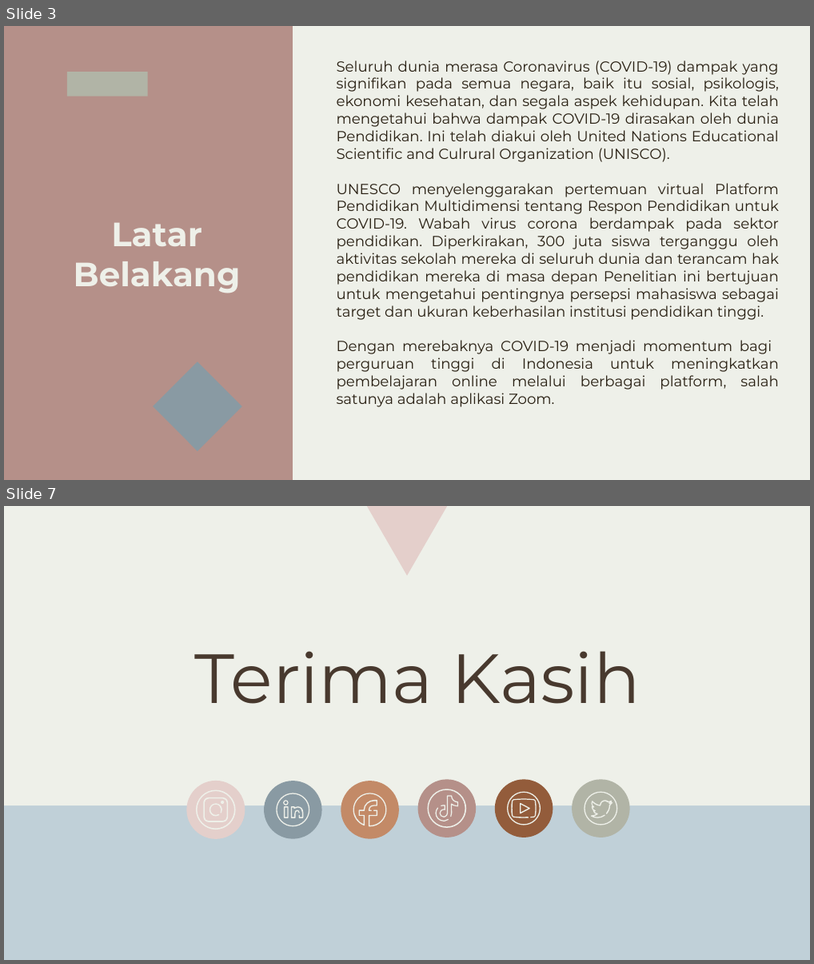
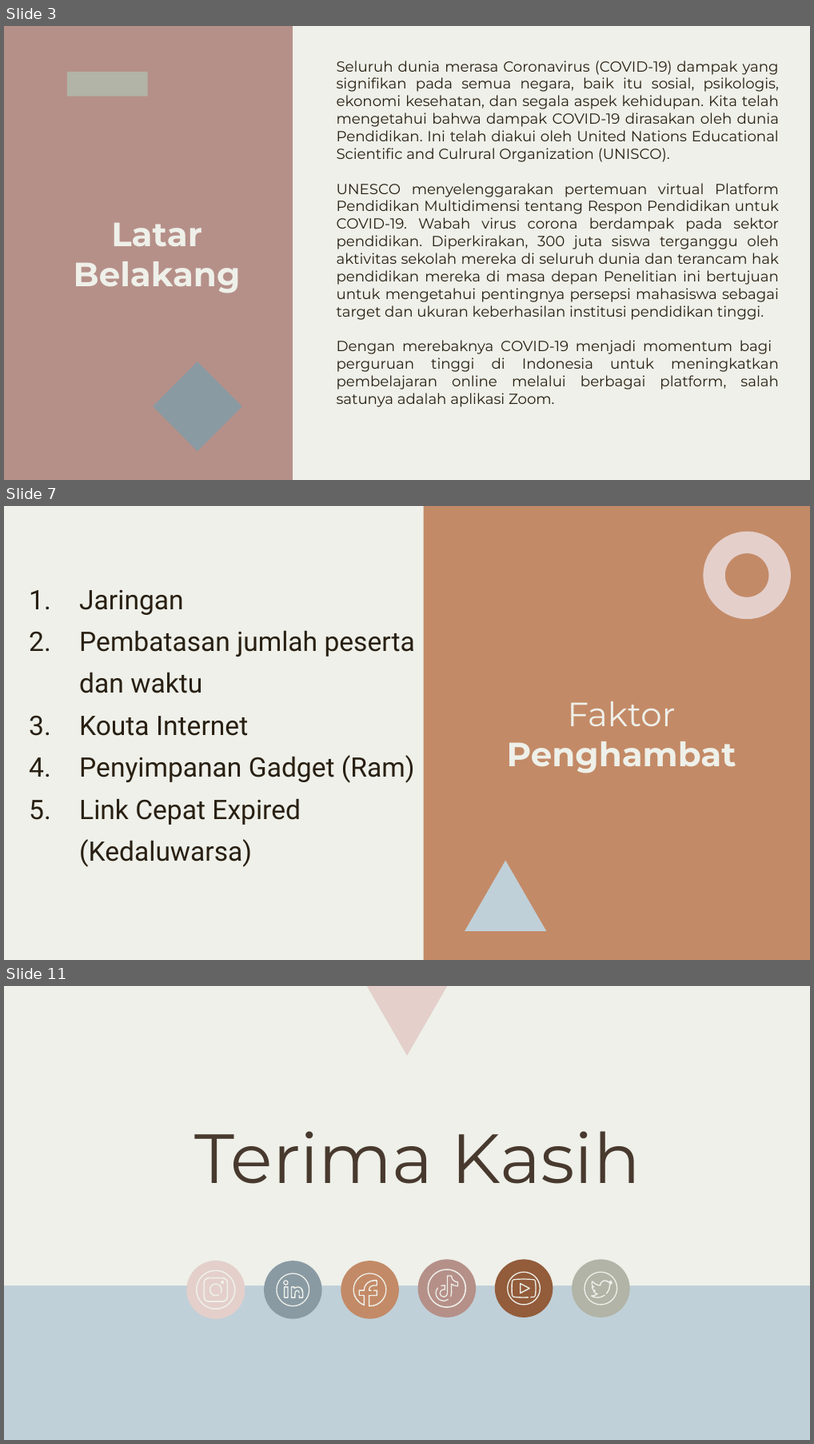
Before and after one commit to Malja321999/-Tugas-1-Kelompok-3-Komputer-masyarakat, a slide deck: [Tugas 3] KELOMPOK 3-Faktor Pertemuan Cloud Zoom Adopsi Teknologi di Pandemi COVID-19.pptx. Shown one above the other, each under a label of ours: slides 3 and 7 before the commit, slides 3, 7 and 11 after it; the slides between them are not shown. The pictures are 814x964 and 814x1444 pixels, drawn with LibreOffice and Linux fonts; fonts in the diff are those of the drawing. Boxes give left, top, right and bottom in pixels: in the first picture for what was removed or moved away, otherwise in the second. Text is boxed around its words. In the diff, an @@ line names an element or a change of style, - is before the commit and + after.

```diff
--- a/[Tugas 3] KELOMPOK 3-Faktor Pertemuan Cloud Zoom Adopsi Teknologi di Pandemi COVID-19.pptx
+++ b/[Tugas 3] KELOMPOK 3-Faktor Pertemuan Cloud Zoom Adopsi Teknologi di Pandemi COVID-19.pptx
@@ slide 7 added at [4, 506, 810, 960], background #C38A67 @@
@@ rectangle added at [4, 506, 423, 959], fill #EEF0E9 @@
@@ donut added at [703, 531, 791, 619], fill #E4CFCB @@
@@ subtitle added at [79, 590, 415, 867], 24 pt, text #281F12 @@
+1. Jaringan
+2. Pembatasan jumlah peserta dan waktu
+3. Kouta Internet
+4. Penyimpanan Gadget (Ram)
+5. Link Cepat Expired (Kedaluwarsa)
@@ title added at [507, 701, 737, 773], 30 pt, text #EEF0E9, bold @@
+Faktor Penghambat
@@ triangle added at [466, 860, 546, 931], fill #C0D0D8 @@
@@ what was slide 7 is now slide 11 @@
```
Also in this commit, not shown: 4 slides changed, 3 other slides added.
